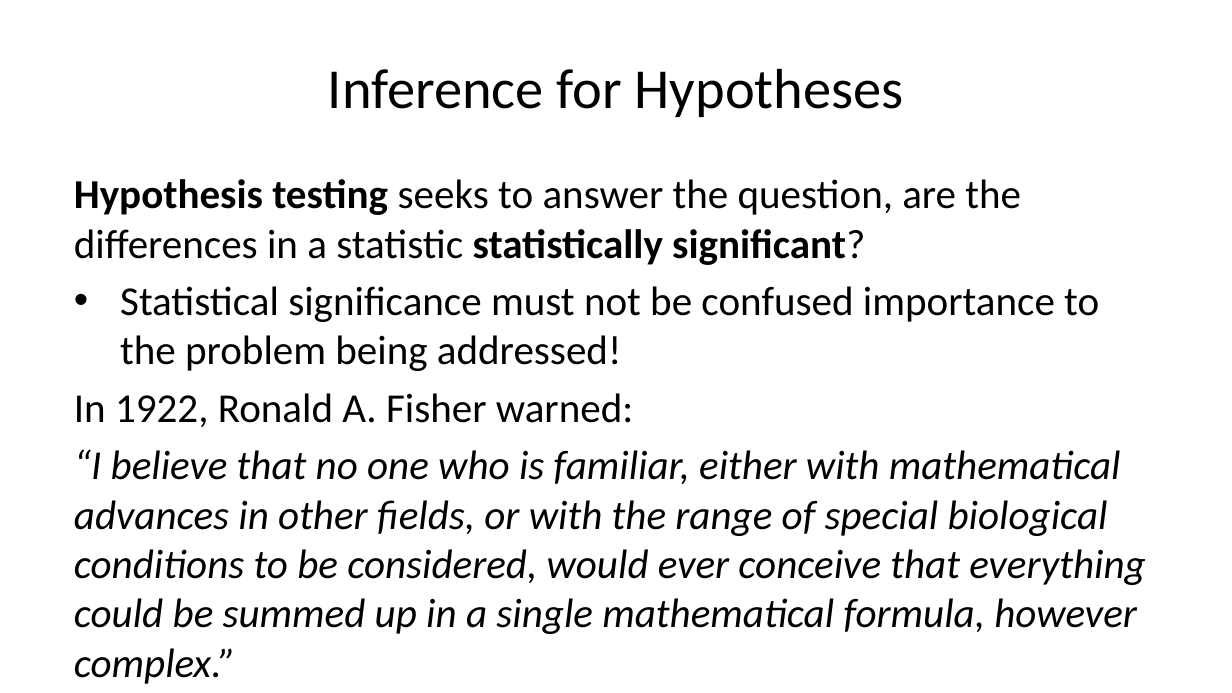
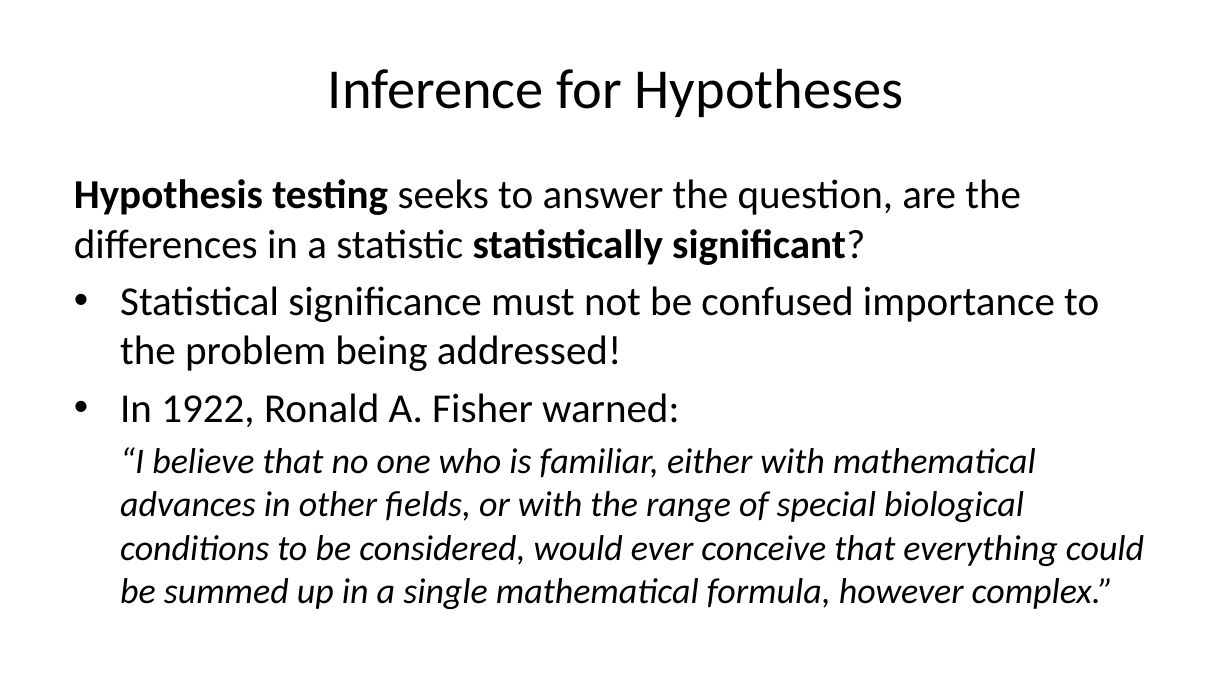
Before and after one commit to StephenElston/CSCI-E-83, a slide deck: slide 6 of LectureSlides/06a_WhyInferenceIsImportant.pptx (slide 10 before the commit). Drawn at 1232x693 pixels with LibreOffice and Linux fonts; fonts in the diff are those of the drawing. Boxes give left, top, right and bottom in pixels: in the first picture for what was removed or moved away, otherwise in the second. Text is boxed around its words. In the diff, an @@ line names an element or a change of style, - is before the commit and + after.

```diff
--- a/LectureSlides/06a_WhyInferenceIsImportant.pptx
+++ b/LectureSlides/06a_WhyInferenceIsImportant.pptx
@@ text at (120, 393, 1144, 609): size 24 to 21 pt in "“I believe that no one who is ..."; bullet none to •; list level 1 to 2 in "“I believe that no one ..." @@
```
Also in this commit, not shown: 12 other slides changed, 4 slides removed, 2 other files.
